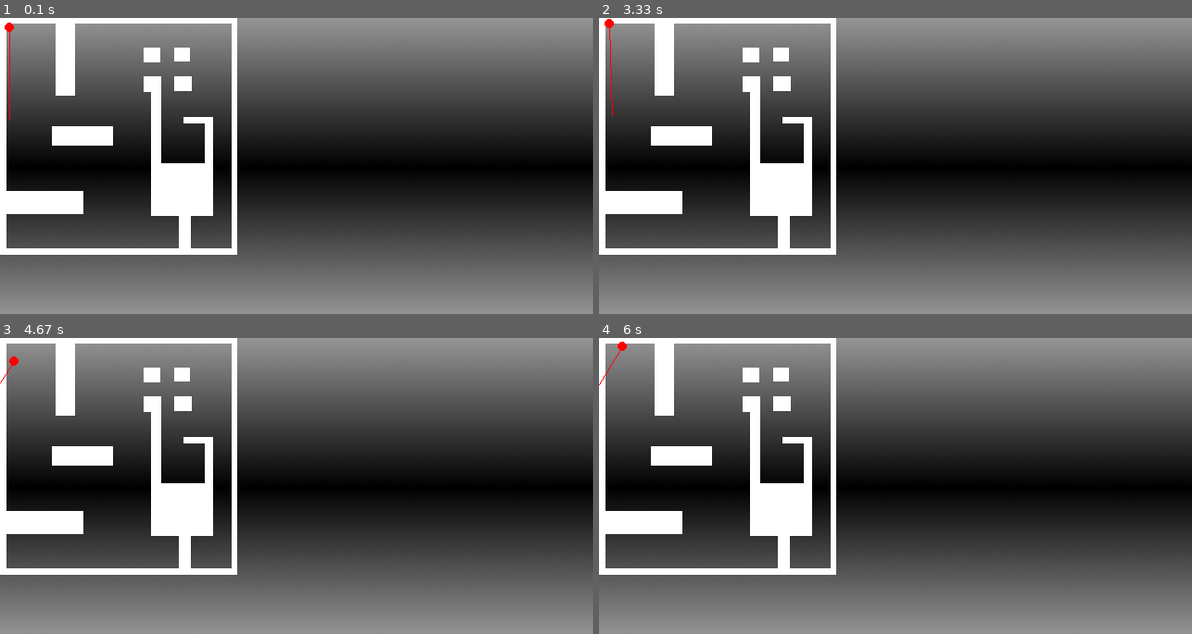
Above: before the commit, frames 1-4 (two rows, left to right).
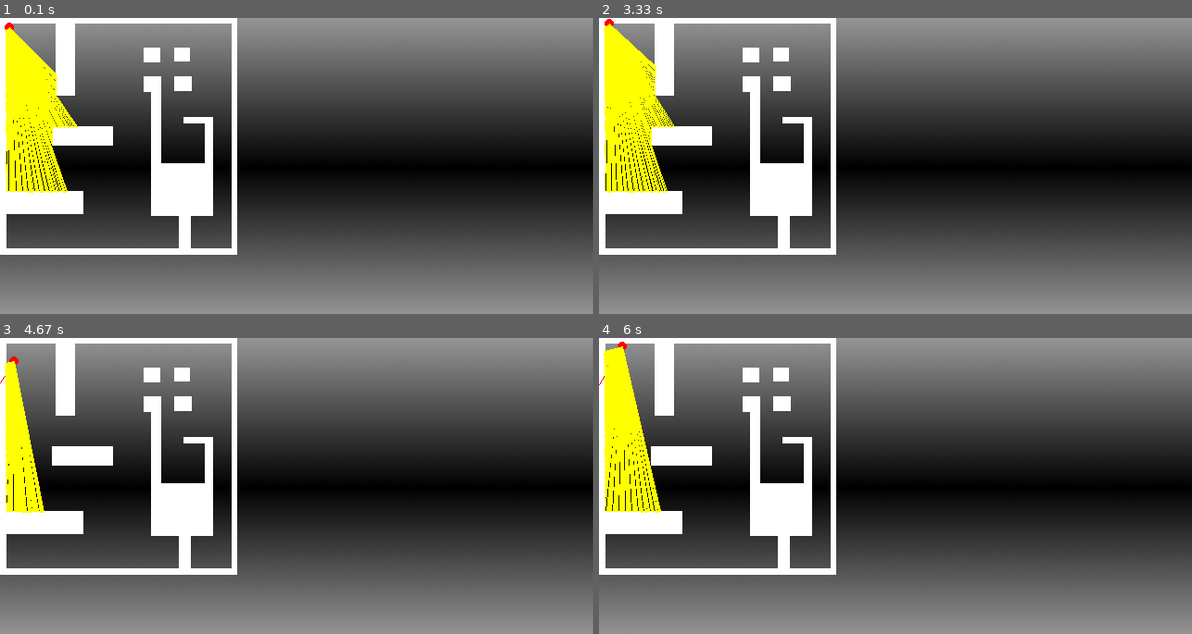
Above: after the commit, the same moments.

Repository: natyavidhan/pygame-raycaster-thingy
Game: pygame game, started from main.py
Two runs of this game, one before a commit and one after it. Both use one fixed random seed, a clock stepped at 60 frames per second and the inputs below.
Inputs:
- Up to frame 1 (0.1 s): no input
- Up to frame 2 (3.33 s): hold D 0.33-0.8 s; hold W 0.83-1.3 s; hold D 1.33-1.8 s; hold A 1.83-2.37 s; hold S 2.4-2.87 s; hold A from 2.9 s (still down)
- Up to frame 3 (4.67 s): release A at 3.37 s; hold W 3.4-3.87 s; hold D 3.9-4.53 s; hold S from 4.57 s (still down)
- Up to frame 4 (6 s): release S at 5.03 s; hold A 5.07-5.53 s; hold D from 5.57 s (still down)

The runs differ from the first frame. In frame 1, 4.1% of the frame differs, in the area x 0-14%, y 3-60%; in frame 2, 4.2%, in the area x 0-13%, y 1-60%; in frame 3, 2.0%; in frame 4, 3.3%.

Commit message:
casting rays

Diff:
--- a/raycaster.py
+++ b/raycaster.py
@@ -10,6 +10,8 @@
         self.map_img = None
         self.player = player
         self.clock = pygame.time.Clock()
+        self.fov = fov
+        self.rays = 240
 
     def load_map(self, map_file):
         img = Image.open(map_file)
@@ -20,6 +22,31 @@
     def valid_pos(self, pos):
         return self.map[int(pos[1]) * self.map_img.get_width() + int(pos[0])] == (0, 0, 0, 0)
 
+    def cast_rays(self):
+        angle = self.player.angle - self.fov / 2
+        rays = []
+        for i in range(self.rays):
+            angle += self.fov / self.rays
+            l = self.cast_ray(angle)
+            rays.append([l, angle])
+            # pygame.draw.line(self.screen, (255, 255, 0), self.player.pos, (self.player.pos[0] + l * math.sin(math.radians(angle)), self.player.pos[1] + l * math.cos(math.radians(angle))))
+        self.draw_rays(rays)
+
+
+    def cast_ray(self, angle):
+        l = 0
+        while True:
+            l += 2
+            x = self.player.pos[0] + l * math.sin(math.radians(angle))
+            y = self.player.pos[1] + l * math.cos(math.radians(angle))
+            if not self.valid_pos((x, y)):
+                return l
+
+    def draw_rays(self, rays: list[float]):
+        rays.sort(key=lambda x: x[0])
+        for i, ray in enumerate(rays):
+            pygame.draw.line(self.screen, (255, 255, 0), self.player.pos, (self.player.pos[0] + ray[0] * math.sin(math.radians(ray[1])), self.player.pos[1] + ray[0] * math.cos(math.radians(ray[1]))))
+
     def update(self):
         self.screen.blit(self.background, (0, 0))
         if self.map_img:
@@ -27,3 +54,4 @@
         pygame.draw.circle(self.screen, (255, 0, 0), self.player.pos, 5)
         # draw a line facing the player
         pygame.draw.line(self.screen, (255, 0, 0), self.player.pos, (self.player.pos[0] + 100 * math.sin(math.radians(self.player.angle)), self.player.pos[1] + 100 * math.cos(math.radians(self.player.angle))))
+        self.cast_rays()
